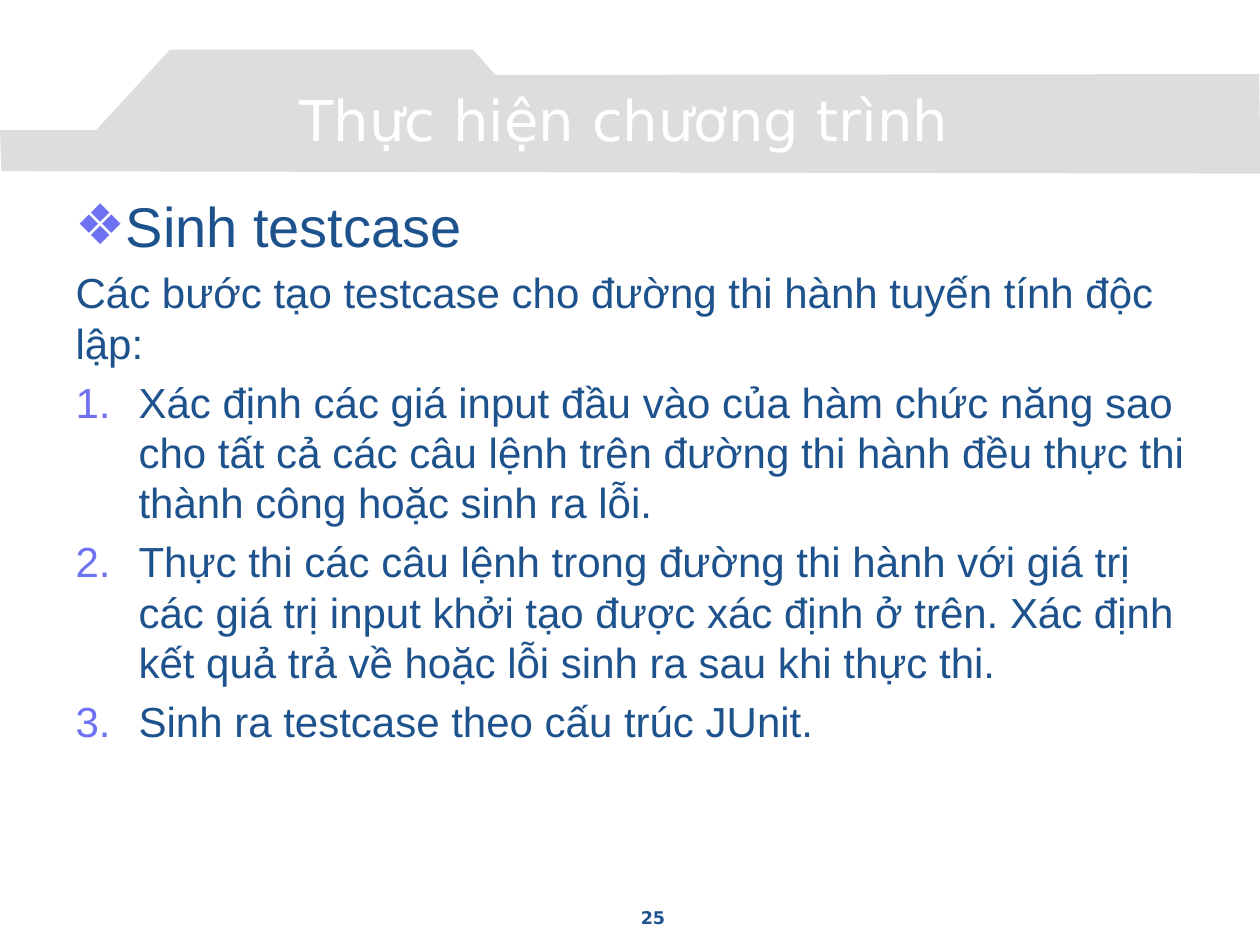
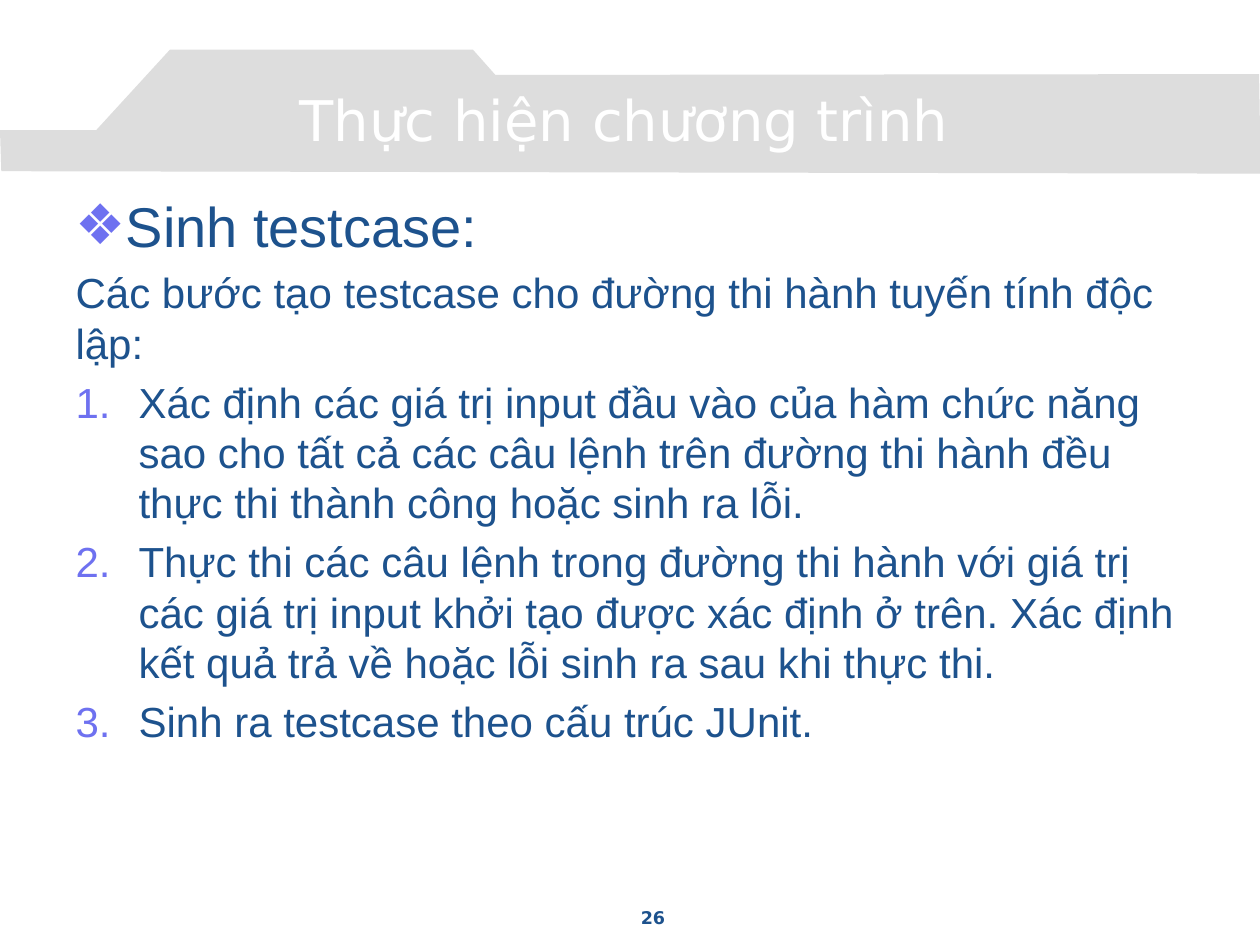
Before and after one commit to congcuong-cse/autotesting-lvtn, a slide deck: slide 26 of Document/Presentation.pptx (slide 25 before the commit). Drawn at 1260x945 pixels with LibreOffice and Linux fonts; fonts in the diff are those of the drawing; background and template pictures are left out. Boxes give left, top, right and bottom in pixels: in the first picture for what was removed or moved away, otherwise in the second. Text is boxed around its words. In the diff, an @@ line names an element or a change of style, - is before the commit and + after.

```diff
--- a/Document/Presentation.pptx
+++ b/Document/Presentation.pptx
@@ text at <box>126,206,477,248</box>: text changed @@
-❖ Sinh testcase
+❖ Sinh testcase:
@@ text at <box>139,385,1140,527</box>: text changed @@
-1. Xác định các giá input đầu vào của hàm chức năng sao cho tất cả các câu lệnh trên đường thi hành đều thực thi thành công hoặc sinh ra lỗi.
+1. Xác định các giá trị input đầu vào của hàm chức năng sao cho tất cả các câu lệnh trên đường thi hành đều thực thi thành công hoặc sinh ra lỗi.
@@ page number at <box>641,911,665,925</box>: text changed @@
-25
+26
```
Also in this commit, not shown: 10 other slides changed, 1 slide added, 17 slides removed.
